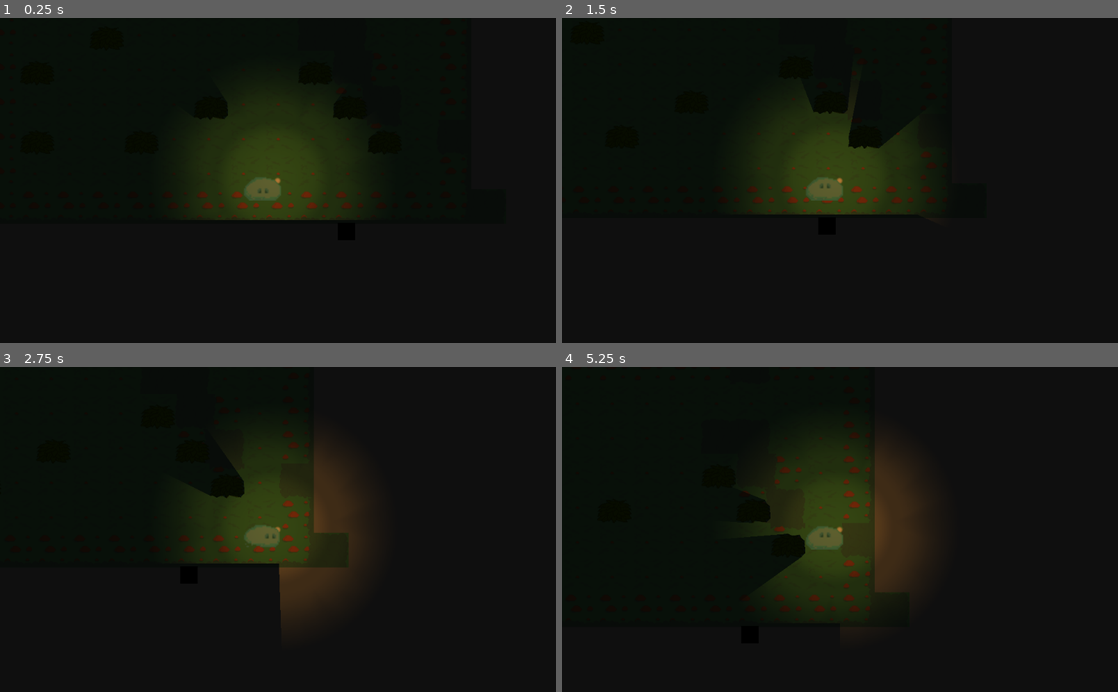
Above: before the commit, frames 1-4 (two rows, left to right).
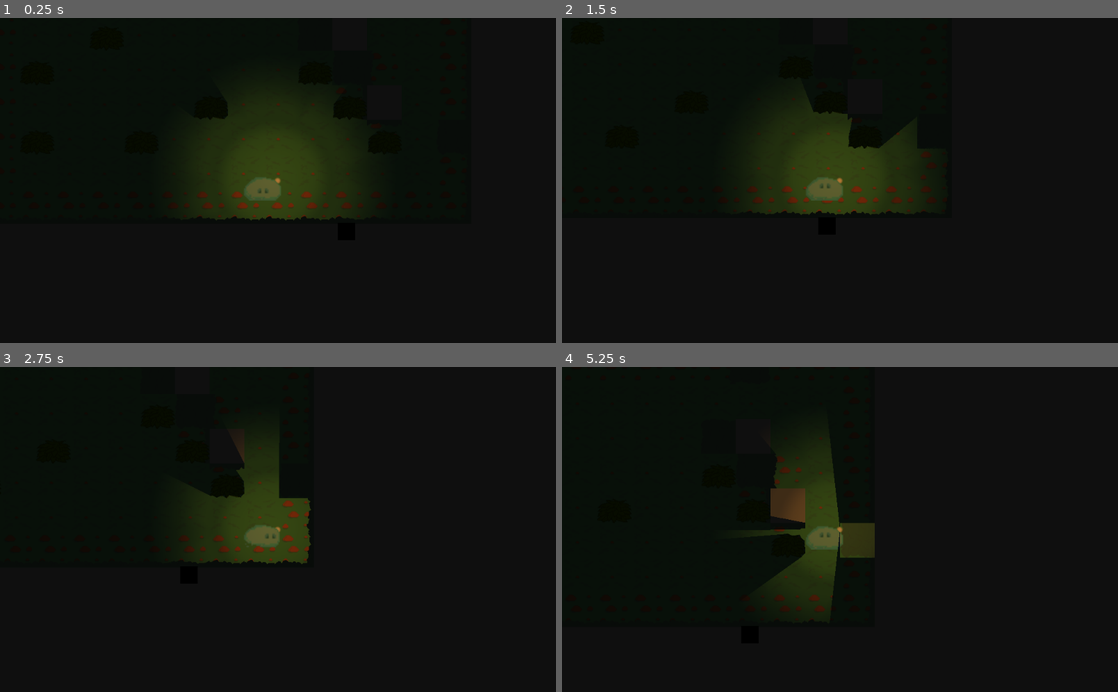
Above: after the commit, the same moments.

Repository: artis-krams/ggj21-lost-slime
Game: Godot game, scene res://Main2D.tscn
Two runs of this game, one before a commit and one after it. Both use one fixed random seed, a clock stepped at 60 frames per second and the inputs below.
Inputs:
- Up to frame 1 (0.25 s): no input
- Up to frame 2 (1.5 s): tap Enter at 0.5 s; hold Right (right) 0.53-1.28 s; hold S (down) from 1.28 s (still down)
- Up to frame 3 (2.75 s): tap Space at 2 s; release S (down) at 2.03 s; hold Right (right) from 2.03 s (still down)
- Up to frame 4 (5.25 s): release Right (right) at 2.78 s; hold W (up) 2.78-3.53 s; hold A (left) 3.53-5.03 s; tap Enter at 4.25 s; tap Space at 5 s; hold S (down) from 5.03 s (still down)

The runs differ from the first frame. In frame 1, less than 0.1% of the frame differs, in the area x 40-62%, y 60-63%; in frame 2, 0.1%; in frame 3, 4.9%; in frame 4, 6.7%, in the area x 32-66%, y 20-78%.

Commit message:
tile shadow update

Diff:
--- a/FirstLevel.tscn
+++ b/FirstLevel.tscn
@@ -16,32 +16,65 @@
 [ext_resource path="res://art/Tile set/Bush.png" type="Texture" id=14]
 [ext_resource path="res://sound/mixkit-forest-ambience-with-croaking-frogs-1241.wav" type="AudioStream" id=15]
 
-[sub_resource type="OccluderPolygon2D" id=14]
-polygon = PoolVector2Array( 63.9695, 63.9695, 0.0133438, 64.131, -0.148163, 57.5093, 63.9695, 57.3478 )
+[sub_resource type="OccluderPolygon2D" id=22]
+polygon = PoolVector2Array( 0, 54.2792, 2.27442, 53.9562, 5.50453, 57.3478, 5.98904, 53.4717, 10.8342, 50.8876, 14.8718, 50.8876, 17.4559, 54.2792, 22.3011, 54.1177, 25.8542, 54.6022, 26.3387, 52.9872, 29.2458, 52.9872, 32.1529, 56.5403, 33.6065, 54.9252, 38.6132, 54.7637, 42.1663, 58.4783, 45.8809, 56.0558, 55.0867, 56.0558, 56.5403, 58.1553, 64, 52.0181, 64, 63.9695, 0, 64 )
 
 [sub_resource type="ConvexPolygonShape2D" id=4]
 points = PoolVector2Array( 64, 64, 0, 64, 0, 32, 64, 32 )
 
+[sub_resource type="OccluderPolygon2D" id=23]
+polygon = PoolVector2Array( 9.38066, 0, 10.0267, 2.59743, 6.79658, 5.34303, 10.9957, 6.79658, 12.9338, 14.2258, 9.86518, 17.779, 10.0267, 22.7856, 7.6041, 24.0777, 10.8342, 26.1772, 11.3187, 29.4073, 8.41163, 31.9914, 8.89615, 37.8056, 5.02001, 42.0048, 7.11958, 46.3654, 7.76561, 54.9252, 5.82755, 55.5712, 11.3187, 64, 0, 64, 0, 0 )
+
 [sub_resource type="ConvexPolygonShape2D" id=8]
 points = PoolVector2Array( 0, 0, 32, 0, 32, 64, 0, 64 )
 
+[sub_resource type="OccluderPolygon2D" id=24]
+polygon = PoolVector2Array( 52.9872, 0, 52.9872, 2.75893, 57.8323, 7.11958, 55.2482, 9.54217, 57.0248, 18.2635, 58.9629, 21.8166, 54.9252, 25.3697, 55.0867, 30.8609, 53.3102, 34.5755, 53.3102, 38.7747, 56.5403, 38.6132, 54.7637, 41.5203, 54.2792, 46.5269, 51.0491, 49.2725, 51.6951, 54.6022, 54.7637, 57.9938, 57.5093, 57.9938, 54.2792, 60.9009, 54.2792, 63.808, 64, 64, 64, 0 )
+
 [sub_resource type="ConvexPolygonShape2D" id=9]
 points = PoolVector2Array( 32, 0, 64, 0, 64, 64, 32, 64 )
 
+[sub_resource type="OccluderPolygon2D" id=25]
+polygon = PoolVector2Array( 0, 10.9957, 0, 11.1572, 7.28109, 5.50453, 8.57314, 8.08862, 18.5865, 8.08862, 21.9781, 4.21249, 24.5622, 8.08862, 31.6684, 8.57314, 35.2215, 11.6417, 38.1286, 10.5112, 39.5822, 7.11958, 41.3588, 9.21915, 46.2039, 9.86518, 48.142, 12.4493, 54.6022, 12.7723, 58.4783, 7.11958, 60.7394, 10.1882, 64, 10.3497, 64, 0, 0, 0 )
+
 [sub_resource type="ConvexPolygonShape2D" id=10]
 points = PoolVector2Array( 0, 0, 64, 0, 64, 32, 0, 32 )
 
 [sub_resource type="ConvexPolygonShape2D" id=12]
 points = PoolVector2Array( 32, 0, 64, 32, 64, 64, 0, 64, 0, 32, 0, 32 )
 
+[sub_resource type="OccluderPolygon2D" id=18]
+polygon = PoolVector2Array( 0, 0, 0, 0, 0, 0, 0, 0, 12.1263, 2.75893, 16.6484, -0.148163, 20.363, 2.75893, 25.6927, 1.7899, 30.2149, 5.98904, 37.6441, 2.75893, 44.2659, 4.69701, 51.5336, -0.148163, 59.2859, 4.69701, 61.3854, 9.86518, 62.516, 13.9028, 59.1244, 15.8409, 63.485, 18.425, 63.808, 27.4693, 61.3854, 28.4383, 62.0315, 34.414, 63.485, 40.5512, 60.4164, 42.1663, 61.0624, 48.9495, 57.5093, 53.1487, 61.0624, 64, 0.0133438, 63.808 )
+
+[sub_resource type="ConvexPolygonShape2D" id=19]
+points = PoolVector2Array( 64, 64, 0, 64, 0, 0, 64, 0 )
+
+[sub_resource type="OccluderPolygon2D" id=20]
+polygon = PoolVector2Array( 64, 64, 0, 64, 0, 0, 64, 0 )
+
+[sub_resource type="OccluderPolygon2D" id=21]
+polygon = PoolVector2Array( 64, 64, 0, 64, 0, 0, 64, 0 )
+
+[sub_resource type="OccluderPolygon2D" id=26]
+polygon = PoolVector2Array( 10.3497, 0, 9.86518, 2.59743, 6.79658, 5.34303, 11.6417, 7.6041, 12.9338, 14.8718, 10.3497, 18.2635, 9.38066, 23.7547, 10.8342, 26.0157, 11.3187, 29.8919, 7.92712, 32.799, 9.21915, 33.768, 9.21915, 38.7747, 4.5355, 42.0048, 7.11958, 45.3964, 8.57314, 51.6951, 10.9957, 50.2416, 14.3873, 50.2416, 17.1329, 53.7947, 22.6241, 53.7947, 24.8852, 55.5712, 26.6618, 52.5026, 28.9228, 52.6641, 31.8299, 55.2482, 39.0977, 54.6022, 41.8433, 58.4783, 46.3654, 55.5712, 54.4407, 56.0558, 57.3478, 57.6708, 63.9695, 51.5336, 63.9695, 64, 1.7899, 64, 0, 64, 0, 0 )
+
 [sub_resource type="ConvexPolygonShape2D" id=5]
 points = PoolVector2Array( 0, 0, 32, 32, 64, 64, 0, 64 )
 
+[sub_resource type="OccluderPolygon2D" id=27]
+polygon = PoolVector2Array( 0, 53.7947, 2.59743, 53.9562, 5.18152, 57.0248, 7.11958, 52.9872, 12.2878, 50.7261, 17.2944, 54.1177, 22.6241, 54.1177, 24.0777, 56.3788, 26.3387, 52.9872, 29.8919, 53.3102, 32.476, 56.5403, 33.2835, 54.6022, 38.1286, 55.0867, 41.6818, 58.6398, 45.7194, 56.0558, 52.3411, 56.2173, 51.0491, 49.757, 53.6332, 46.8499, 54.1177, 41.5203, 52.3411, 34.737, 55.0867, 31.8299, 55.0867, 25.5312, 58.9629, 22.1396, 56.2173, 17.2944, 55.8942, 8.89615, 57.8323, 8.08862, 52.5026, 0, 64, 0, 64, 64, 0, 64 )
+
 [sub_resource type="ConvexPolygonShape2D" id=6]
 points = PoolVector2Array( 64, 64, 0, 64, 64, 0, 64, 0 )
 
+[sub_resource type="OccluderPolygon2D" id=28]
+polygon = PoolVector2Array( 0, 0, 64, 0, 64, 9.38066, 61.2239, 9.86518, 58.1553, 6.47356, 54.9252, 12.1263, 47.6575, 12.6108, 45.2349, 9.38066, 41.3588, 10.0267, 39.5822, 7.92712, 38.7747, 11.1572, 34.5755, 11.4802, 31.1839, 7.92712, 25.8542, 8.89615, 21.3321, 4.5355, 17.4559, 8.08862, 12.1263, 8.08862, 12.6108, 14.5488, 9.38066, 18.2635, 10.3497, 22.1396, 7.92712, 24.0777, 10.5112, 25.5312, 11.3187, 29.0843, 7.92712, 32.1529, 9.38066, 38.1286, 4.05098, 42.0048, 8.08862, 47.173, 7.92712, 54.6022, 5.82755, 55.5712, 10.5112, 61.547, 10.3497, 64, 0, 64 )
+
 [sub_resource type="ConvexPolygonShape2D" id=7]
 points = PoolVector2Array( 64, 0, 64, 0, 0, 64, 0, 0 )
+
+[sub_resource type="OccluderPolygon2D" id=29]
+polygon = PoolVector2Array( 0, 10.9957, 4.05098, 9.54217, 7.4426, 5.50453, 9.38066, 8.08862, 17.6174, 7.6041, 21.3321, 4.85851, 25.3697, 9.05766, 31.3454, 8.89615, 34.2525, 11.1572, 37.9671, 10.8342, 39.0977, 7.6041, 41.0357, 10.0267, 45.3964, 9.86518, 48.6265, 12.6108, 55.8942, 11.9648, 55.8942, 16.9714, 58.8014, 21.3321, 54.7637, 25.0467, 55.2482, 31.0224, 52.9872, 34.8985, 52.9872, 38.1286, 55.8942, 39.5822, 53.7947, 41.6818, 54.2792, 47.3345, 51.2106, 49.2725, 51.6951, 54.7637, 54.2792, 57.9938, 57.3478, 58.3168, 53.7947, 60.9009, 53.7947, 63.9695, 64, 64, 64, 0, 0, 0 )
 
 [sub_resource type="ConvexPolygonShape2D" id=11]
 points = PoolVector2Array( 64, 0, 64, 64, 0, 0, 0, 0 )
@@ -68,7 +101,7 @@
 1/region = Rect2( 0, 0, 64, 64 )
 1/tile_mode = 0
 1/occluder_offset = Vector2( 0, 0 )
-1/occluder = SubResource( 14 )
+1/occluder = SubResource( 22 )
 1/navigation_offset = Vector2( 0, 0 )
 1/shape_offset = Vector2( 0, 0 )
 1/shape_transform = Transform2D( 1, 0, 0, 1, 0, 0 )
@@ -90,6 +123,7 @@
 2/region = Rect2( 0, 0, 64, 64 )
 2/tile_mode = 0
 2/occluder_offset = Vector2( 0, 0 )
+2/occluder = SubResource( 20 )
 2/navigation_offset = Vector2( 0, 0 )
 2/shape_offset = Vector2( 0, 0 )
 2/shape_transform = Transform2D( 1, 0, 0, 1, 0, 0 )
@@ -104,6 +138,7 @@
 3/region = Rect2( 0, 0, 64, 64 )
 3/tile_mode = 0
 3/occluder_offset = Vector2( 0, 0 )
+3/occluder = SubResource( 21 )
 3/navigation_offset = Vector2( 0, 0 )
 3/shape_offset = Vector2( 0, 0 )
 3/shape_transform = Transform2D( 1, 0, 0, 1, 0, 0 )
@@ -111,20 +146,6 @@
 3/shape_one_way_margin = 0.0
 3/shapes = [  ]
 3/z_index = 0
-4/name = "Ground-Corner-3.png 4"
-4/texture = ExtResource( 9 )
-4/tex_offset = Vector2( 0, 0 )
-4/modulate = Color( 1, 1, 1, 1 )
-4/region = Rect2( 0, 0, 32, 64 )
-4/tile_mode = 0
-4/occluder_offset = Vector2( 0, 0 )
-4/navigation_offset = Vector2( 0, 0 )
-4/shape_offset = Vector2( 0, 0 )
-4/shape_transform = Transform2D( 1, 0, 0, 1, 0, 0 )
-4/shape_one_way = false
-4/shape_one_way_margin = 0.0
-4/shapes = [  ]
-4/z_index = 0
 5/name = "Ground-Corner-4.png 5"
 5/texture = ExtResource( 4 )
 5/tex_offset = Vector2( 0, 0 )
@@ -146,6 +167,7 @@
 6/region = Rect2( 0, 0, 64, 64 )
 6/tile_mode = 0
 6/occluder_offset = Vector2( 0, 0 )
+6/occluder = SubResource( 26 )
 6/navigation_offset = Vector2( 0, 0 )
 6/shape_offset = Vector2( 0, 0 )
 6/shape_transform = Transform2D( 1, 0, 0, 1, 0, 0 )
@@ -167,6 +189,7 @@
 7/region = Rect2( 0, 0, 64, 64 )
 7/tile_mode = 0
 7/occluder_offset = Vector2( 0, 0 )
+7/occluder = SubResource( 27 )
 7/navigation_offset = Vector2( 0, 0 )
 7/shape_offset = Vector2( 0, 0 )
 7/shape_transform = Transform2D( 1, 0, 0, 1, 0, 0 )
@@ -188,6 +211,7 @@
 8/region = Rect2( 0, 0, 64, 64 )
 8/tile_mode = 0
 8/occluder_offset = Vector2( 0, 0 )
+8/occluder = SubResource( 28 )
 8/navigation_offset = Vector2( 0, 0 )
 8/shape_offset = Vector2( 0, 0 )
 8/shape_transform = Transform2D( 1, 0, 0, 1, 0, 0 )
@@ -209,6 +233,7 @@
 9/region = Rect2( 0, 0, 64, 64 )
 9/tile_mode = 0
 9/occluder_offset = Vector2( 0, 0 )
+9/occluder = SubResource( 29 )
 9/navigation_offset = Vector2( 0, 0 )
 9/shape_offset = Vector2( 0, 0 )
 9/shape_transform = Transform2D( 1, 0, 0, 1, 0, 0 )
@@ -230,6 +255,7 @@
 10/region = Rect2( 0, 0, 64, 64 )
 10/tile_mode = 0
 10/occluder_offset = Vector2( 0, 0 )
+10/occluder = SubResource( 23 )
 10/navigation_offset = Vector2( 0, 0 )
 10/shape_offset = Vector2( 0, 0 )
 10/shape_transform = Transform2D( 1, 0, 0, 1, 0, 0 )
@@ -251,6 +277,7 @@
 11/region = Rect2( 0, 0, 64, 64 )
 11/tile_mode = 0
 11/occluder_offset = Vector2( 0, 0 )
+11/occluder = SubResource( 24 )
 11/navigation_offset = Vector2( 0, 0 )
 11/shape_offset = Vector2( 0, 0 )
 11/shape_transform = Transform2D( 1, 0, 0, 1, 0, 0 )
@@ -272,6 +299,7 @@
 12/region = Rect2( 0, 0, 64, 64 )
 12/tile_mode = 0
 12/occluder_offset = Vector2( 0, 0 )
+12/occluder = SubResource( 25 )
 12/navigation_offset = Vector2( 0, 0 )
 12/shape_offset = Vector2( 0, 0 )
 12/shape_transform = Transform2D( 1, 0, 0, 1, 0, 0 )
@@ -307,20 +335,6 @@
 "shape_transform": Transform2D( 1, 0, 0, 1, 0, 0 )
 } ]
 13/z_index = 0
-14/name = "Ground-Corner-3.png 14"
-14/texture = ExtResource( 9 )
-14/tex_offset = Vector2( 0, 0 )
-14/modulate = Color( 1, 1, 1, 1 )
-14/region = Rect2( 0, 0, 64, 64 )
-14/tile_mode = 0
-14/occluder_offset = Vector2( 0, 0 )
-14/navigation_offset = Vector2( 0, 0 )
-14/shape_offset = Vector2( 0, 0 )
-14/shape_transform = Transform2D( 1, 0, 0, 1, 0, 0 )
-14/shape_one_way = false
-14/shape_one_way_margin = 0.0
-14/shapes = [  ]
-14/z_index = 0
 15/name = "Ground-Corner-1.png 15"
 15/texture = ExtResource( 3 )
 15/tex_offset = Vector2( 0, 0 )
@@ -335,6 +349,28 @@
 15/shape_one_way_margin = 0.0
 15/shapes = [  ]
 15/z_index = 0
+16/name = "Ground-Corner-3.png 16"
+16/texture = ExtResource( 9 )
+16/tex_offset = Vector2( 0, 0 )
+16/modulate = Color( 1, 1, 1, 1 )
+16/region = Rect2( 0, 0, 64, 64 )
+16/tile_mode = 0
+16/occluder_offset = Vector2( 0, 0 )
+16/occluder = SubResource( 18 )
+16/navigation_offset = Vector2( 0, 0 )
+16/shape_offset = Vector2( 0, 0 )
+16/shape_transform = Transform2D( 1, 0, 0, 1, 0, 0 )
+16/shape = SubResource( 19 )
+16/shape_one_way = false
+16/shape_one_way_margin = 1.0
+16/shapes = [ {
+"autotile_coord": Vector2( 0, 0 ),
+"one_way": false,
+"one_way_margin": 1.0,
+"shape": SubResource( 19 ),
+"shape_transform": Transform2D( 1, 0, 0, 1, 0, 0 )
+} ]
+16/z_index = 0
 
 [sub_resource type="OccluderPolygon2D" id=13]
 polygon = PoolVector2Array( 3.34663, 35.2271, 10.749, 28.3856, 17.8148, 22.3291, 32.1709, 20.3103, 41.0313, 24.1236, 54 …(226 unchanged characters)…
Not shown: 1 places in FirstLevel.tscn that only renumber resources
Binary file added: art/Tile set/Ground-Center-big.png
Not shown, added: art/Tile set/Ground-Center-big.png.import
